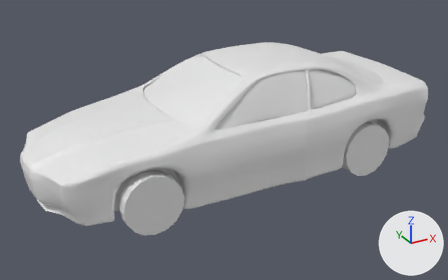
One commit to the Blender file 2.17 modleing from reference image/modleing from a reference.blend: the scene before it, then after it.
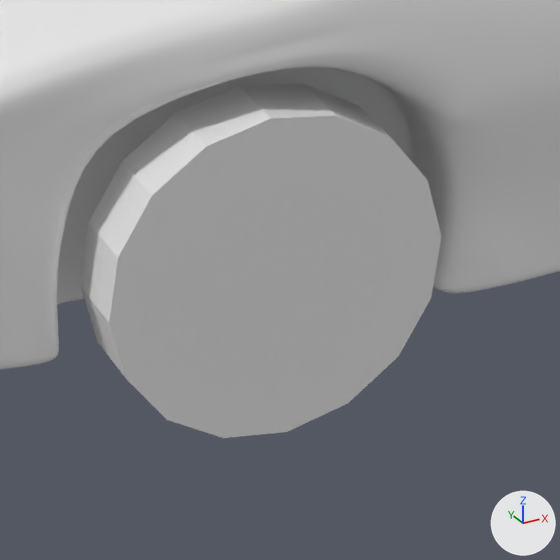
The first picture shows the older version from a 50 mm camera at (-2.32, -4.12, 2.33) aimed at (-0.08, -0.04, 0.29). The close-ups show both versions on the part from 23% to 46% of the width and 55% to 92% of the height of that picture; other places that the commit changed are outside them. Every picture has the same lights, and +X, +Y and +Z are marked at lower right.
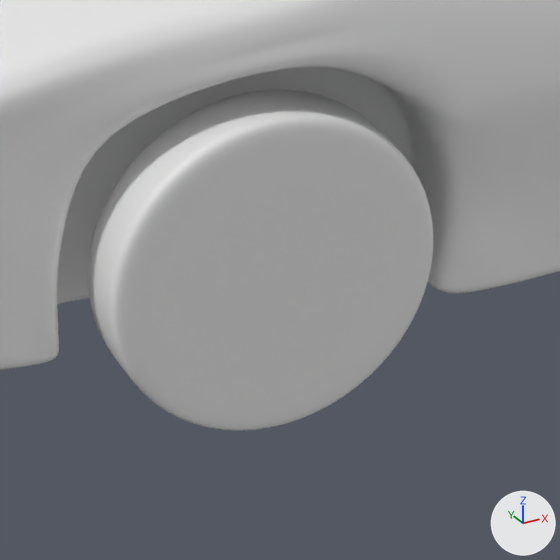
What differs and where, as boxes (x1, y1, x2, y2) in the close-ups (560 x 560 px):
'Cylinder', reshaped, modifiers changed
    before: (80, 83, 441, 438)
    after: (88, 90, 433, 431)
part 1 of me_cylinder, added
    after: (117, 122, 432, 429)
part 2 of me_cylinder, shading changed
    before: (81, 83, 390, 378)
    after: (88, 93, 433, 431)

Patch to the scene script:
```diff
--- a/2.17 modleing from reference image/modleing from a reference.blend.py
+++ b/2.17 modleing from reference image/modleing from a reference.blend.py
@@ me_cylinder @@
 # used by ob_cylinder; location = (-0.941, -0.584, 0.205); rotation_euler = (1.571, 0.0, 0.0), in degrees (90, 0, 0); scale = (0.225, 0.225, 0.051)
-me_cylinder.from_pydata(...)  # 32 vertices, 18 faces; spans x -1.0..1.0, y -1.0..1.0, z -1.0..1.0
+me_cylinder.from_pydata(...)  # 64 vertices, 50 faces; spans x -1.0..1.0, y -1.0..1.0, z -1.0..1.0
+# me_cylinder part 1: 16 vertices added at x -0.08..0.08, y -0.08..0.08, z 1.0
+# me_cylinder part 2: 16 kept faces spanning x -1.0..1.0, y -1.0..1.0, z -1.0..1.0 are now shaded smooth
@@ ob_cylinder @@
 _m = ob_cylinder.modifiers.new('Mirror', 'MIRROR')
 _m.mirror_object = ob_plane
+_m = ob_cylinder.modifiers.new('Bevel', 'BEVEL')
+_m.width = 100.0
+_m.width_pct = 100.0
+_m.segments = 2
+_m.limit_method = 'WEIGHT'
+_m.offset_type = 'PERCENT'
+_m.profile = 1.0
+_m = ob_cylinder.modifiers.new('Subdivision', 'SUBSURF')
+_m.levels = 2
```
